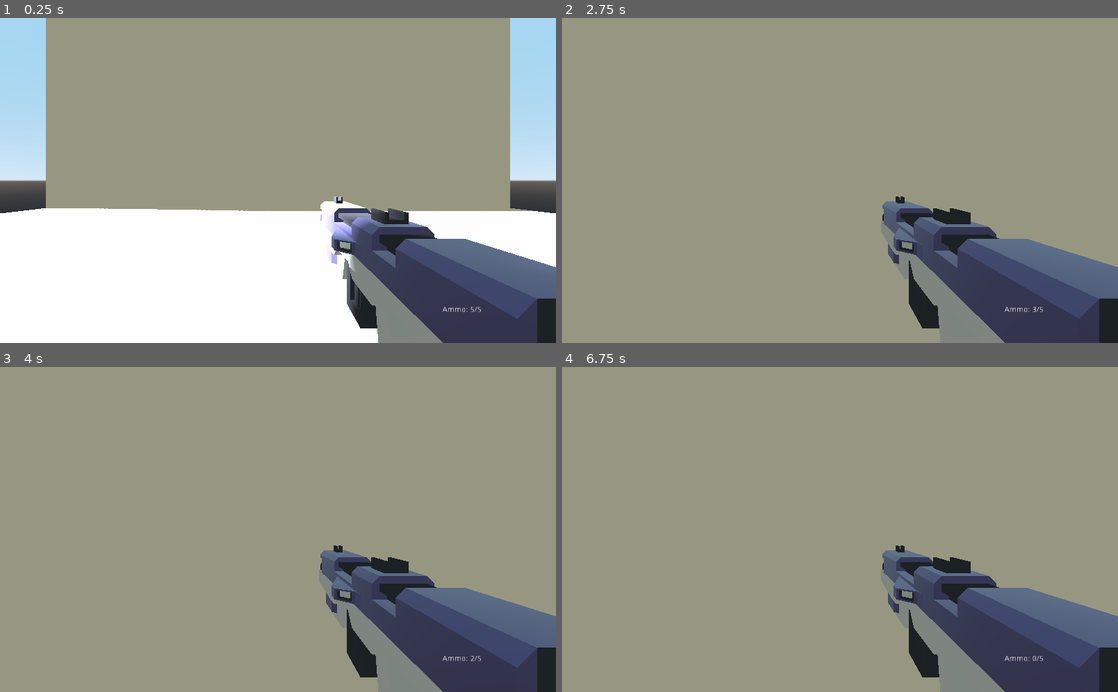
Above: before the commit, frames 1-4 (two rows, left to right).
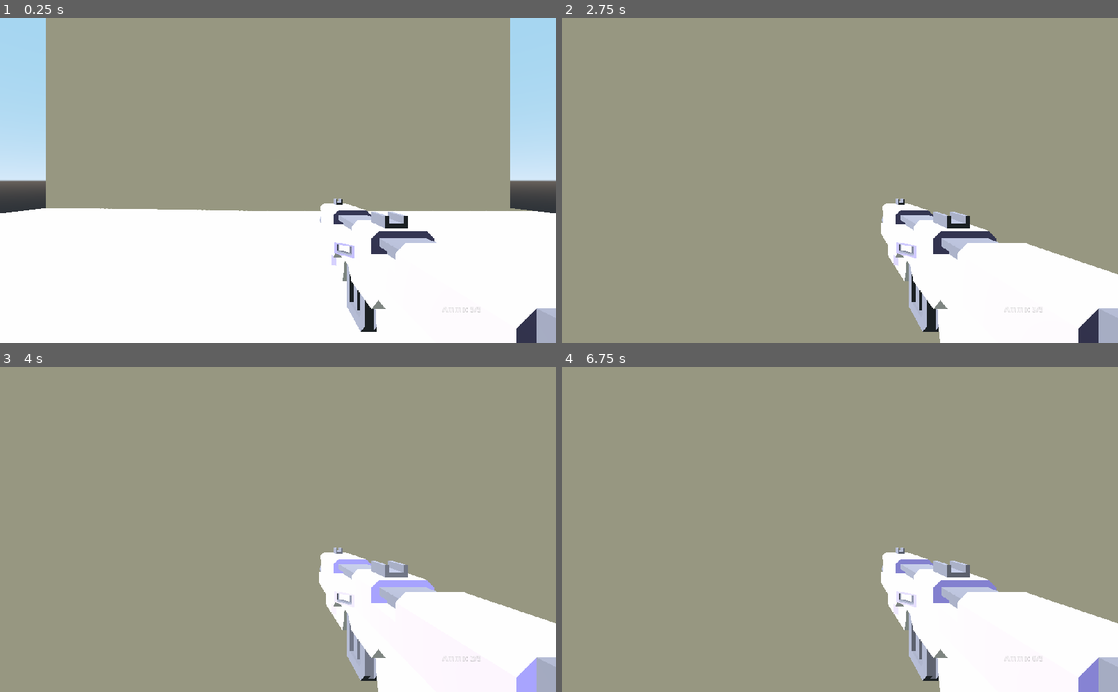
Above: after the commit, the same moments.

Repository: mc-carthy/gdBasicFps
Game: Godot game, scene res://Scenes/World.tscn
Same seed, same stepped clock (60 frames per second), same inputs: the game is played once before the commit and once after it.
Inputs (mouse positions are in pixels of both pictures, inside the frame that each line leads up to):
- Up to frame 1 (0.25 s): no input
- Up to frame 2 (2.75 s): tap Enter at 0.5 s; move the mouse to (867, 180) at 0.52 s; hold W (move_forward) from 0.53 s (still down); click (867, 180) at 0.6 s; tap Space (jump) at 0.77, 1.52 s; move the mouse to (812, 180) at 1.27 s; tap E (interact) at 1.35 s; move the mouse to (851, 174) at 2.02 s; click (851, 174) at 2.1 s
- Up to frame 3 (4 s): keep holding W (move_forward); move the mouse to (272, 536) at 2.77 s; tap E (interact) at 2.85 s; tap Space (jump) at 3.02, 3.5, 3.77 s; move the mouse to (316, 532) at 3.52 s; click (316, 532) at 3.6 s
- Up to frame 4 (6.75 s): tap Enter at 4.25, 5.75 s; move the mouse to (795, 526) at 4.27 s; tap E (interact) at 4.35, 5.85 s; tap Space (jump) at 4.52, 5, 6.02, 6.5 s; move the mouse to (845, 529) at 5.02 s; click (845, 529) at 5.1 s; move the mouse to (817, 523) at 5.77 s; release W (move_forward) at 5.78 s; hold D (move_right) 5.78-6.53 s; move the mouse to (867, 529) at 6.52 s; hold W (move_forward) from 6.53 s (still down); click (867, 529) at 6.6 s

The runs differ from the first frame. In frame 1, 12% of the frame differs, in the area x 57-100%, y 54-100%; in frame 2, 12%; in frame 3, 13%; in frame 4, 13%.

Commit message:
Add seperate camera for rendering weapons

Diff:
--- a/Player/Player.gd
+++ b/Player/Player.gd
@@ -7,7 +7,7 @@
 export var mouse_sensitivity: float = 0.3
 
 onready var head: Spatial = $Head
-onready var camera: Camera = $Head/Camera
+onready var camera: Camera = $Head/WorldCamera
 
 var velocity := Vector3()
 var camera_vert: float = 0
--- a/Player/Player.tscn
+++ b/Player/Player.tscn
@@ -1,9 +1,10 @@
-[gd_scene load_steps=7 format=2]
+[gd_scene load_steps=8 format=2]
 
 [ext_resource path="res://Player/Player.gd" type="Script" id=1]
 [ext_resource path="res://Player/Shotgun.gd" type="Script" id=2]
 [ext_resource path="res://Player/Interaction.gd" type="Script" id=3]
-[ext_resource path="res://Assets/models/gun.glb" type="PackedScene" id=4]
+[ext_resource path="res://Player/Weapons/gun.tscn" type="PackedScene" id=4]
+[ext_resource path="res://Player/WeaponCamera.gd" type="Script" id=5]
 
 [sub_resource type="CapsuleShape" id=1]
 radius = 0.75
@@ -21,22 +22,23 @@
 [node name="Head" type="Spatial" parent="."]
 transform = Transform( 1, 0, 0, 0, 1, 0, 0, 0, 1, 0, 2.375, 0 )
 
-[node name="Camera" type="Camera" parent="Head"]
+[node name="WorldCamera" type="Camera" parent="Head"]
+cull_mask = 1048573
 
-[node name="RayCast" type="RayCast" parent="Head/Camera"]
+[node name="RayCast" type="RayCast" parent="Head/WorldCamera"]
 enabled = true
 cast_to = Vector3( 0, 0, -100 )
 
-[node name="InteractionRaycast" type="RayCast" parent="Head/Camera"]
+[node name="InteractionRaycast" type="RayCast" parent="Head/WorldCamera"]
 enabled = true
 cast_to = Vector3( 0, 0, -2 )
 collision_mask = 2
 script = ExtResource( 3 )
 
-[node name="Weapons" type="Spatial" parent="Head/Camera"]
+[node name="Weapons" type="Spatial" parent="Head/WorldCamera"]
 
-[node name="gun" parent="Head/Camera/Weapons" instance=ExtResource( 4 )]
-transform = Transform( 1, 0, 0, 0, 1, 0, 0, 0, 1, 0.159481, -0.259176, -0.236016 )
+[node name="gun" parent="Head/WorldCamera/Weapons" instance=ExtResource( 4 )]
+transform = Transform( 1, 0, 0, 0, 1, 0, 0, 0, 1, 0.159, -0.264, -0.236 )
 
 [node name="CollisionShape" type="CollisionShape" parent="."]
 transform = Transform( 1, 0, 0, 0, -1.62921e-07, -1, 0, 1, -1.62921e-07, 0, 1.375, 0 )
@@ -49,3 +51,21 @@
 
 [node name="Weapon" type="Node" parent="."]
 script = ExtResource( 2 )
+
+[node name="ViewportContainer" type="ViewportContainer" parent="."]
+anchor_right = 1.0
+anchor_bottom = 1.0
+__meta__ = {
+"_edit_use_anchors_": false
+}
+
+[node name="Viewport" type="Viewport" parent="ViewportContainer"]
+size = Vector2( 1024, 600 )
+transparent_bg = true
+handle_input_locally = false
+render_target_update_mode = 3
+
+[node name="WeaponCamera" type="Camera" parent="ViewportContainer/Viewport"]
+cull_mask = 2
+script = ExtResource( 5 )
+camera_path = NodePath("../../../Head/WorldCamera")
--- a/Player/Weapon.gd
+++ b/Player/Weapon.gd
@@ -5,7 +5,7 @@
 export var clip_size: int = 5
 export var reload_speed: float = 1
 
-onready var raycast: RayCast = $'../Head/Camera/RayCast'
+onready var raycast: RayCast = $'../Head/WorldCamera/RayCast'
 onready var ammo_label: Label = $'/root/World/UI/Label'
 
 var current_ammo: int = clip_size
--- /dev/null
+++ b/Player/WeaponCamera.gd
@@ -0,0 +1,11 @@
+extends Camera
+
+export var camera_path: NodePath
+
+var camera: Camera
+
+func _ready() -> void:
+	camera = get_node(camera_path)
+
+func _process(delta: float) -> void:
+	global_transform = camera.global_transform
--- /dev/null
+++ b/Player/Weapons/gun.tscn
@@ -0,0 +1,8 @@
+[gd_scene load_steps=2 format=2]
+
+[ext_resource path="res://Assets/models/gun.glb" type="PackedScene" id=1]
+
+[node name="gun" instance=ExtResource( 1 )]
+
+[node name="mergedBlocksClone" parent="." index="0"]
+layers = 2
--- a/project.godot
+++ b/project.godot
@@ -73,6 +73,11 @@
  ]
 }
 
+[layer_names]
+
+3d_render/layer_1="World"
+3d_render/layer_2="Weapons"
+
 [rendering]
 
 environment/default_environment="res://default_env.tres"
